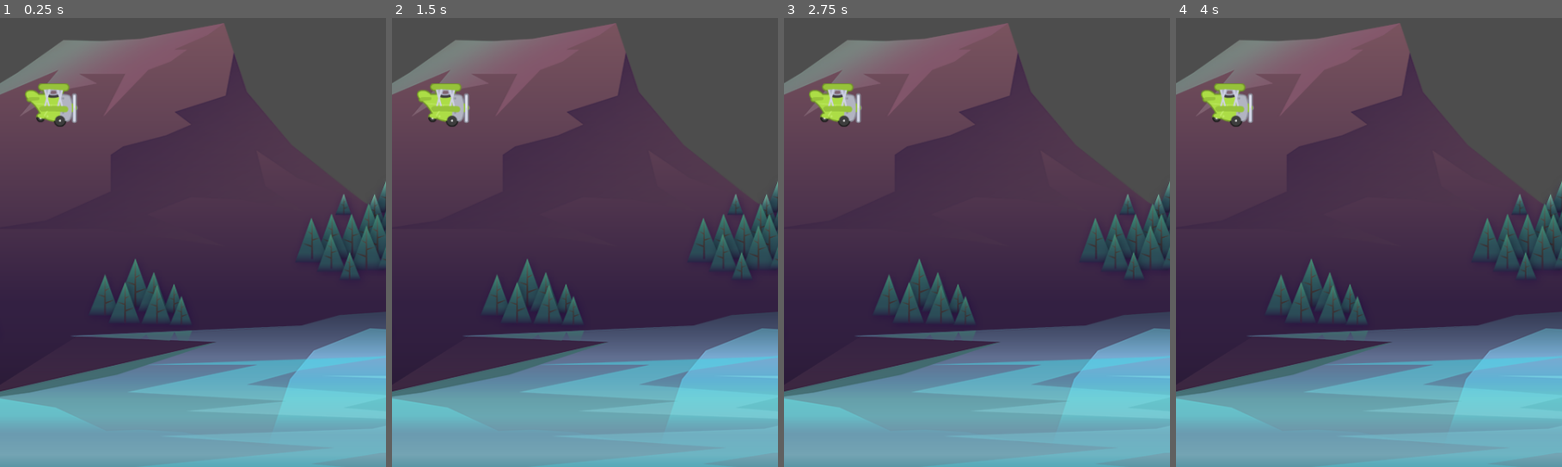
Above: before the commit, frames 1-4 (left to right).
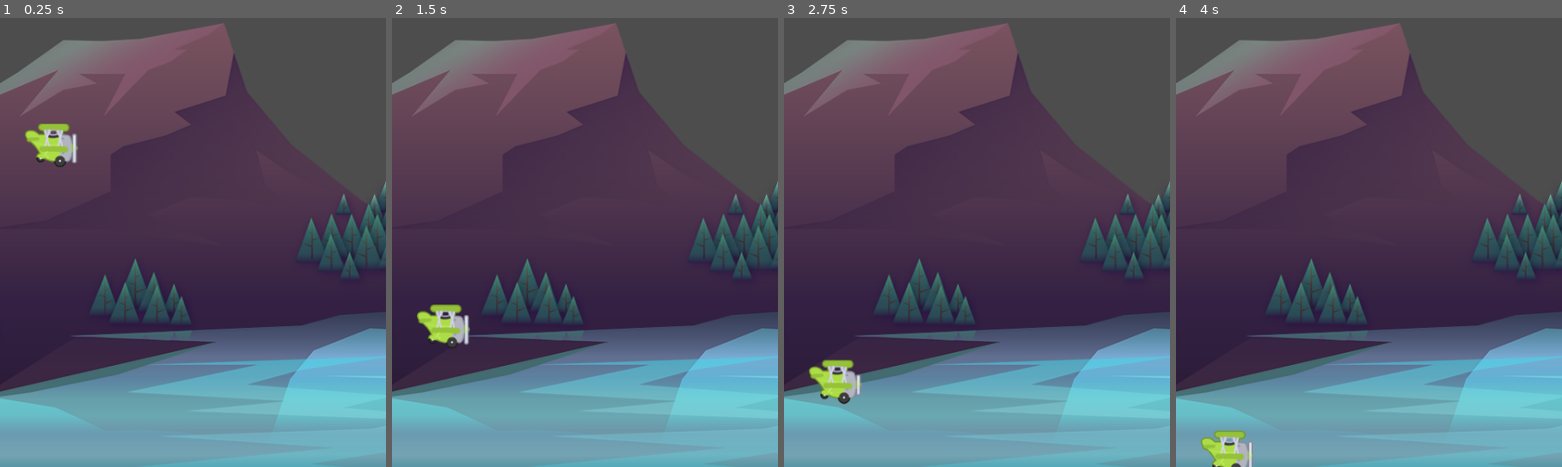
Above: after the commit, the same moments.

Repository: mogitdb/Tappy
Game: Godot game, scene res://scenes/game/game.tscn
Same seed, same stepped clock (60 frames per second), same inputs: the game is played once before the commit and once after it. The project has no main scene, so this scene is started directly.
Inputs:
- Up to frame 1 (0.25 s): no input
- Up to frame 2 (1.5 s): tap Space (fly, bound only after the commit) at 0.6, 1.35 s
- Up to frame 3 (2.75 s): tap Space (fly, bound only after the commit) at 2.1 s
- Up to frame 4 (4 s): tap Space (fly, bound only after the commit) at 2.85, 3.6 s

The runs differ from the first frame. In frame 1, 1.8% of the frame differs, in the area x 6-21%, y 14-34%; in frame 2, 1.9%, in the area x 6-21%, y 14-74%; in frame 3, 1.8%; in frame 4, 1.8%.

Commit message:
Added Flight
Plane goes up when you press space
+Added collision barriers for top & bottom
+Added Death function to stop animation when plane touches floor

Diff:
--- a/Tappy/project.godot
+++ b/Tappy/project.godot
@@ -20,6 +20,14 @@
 window/size/viewport_height=854
 window/handheld/orientation=1
 
+[input]
+
+fly={
+"deadzone": 0.5,
+"events": [Object(InputEventKey,"resource_local_to_scene":false,"resource_name":"","device":-1,"window_id":0,"alt_pressed":false,"shift_pressed":false,"ctrl_pressed":false,"meta_pressed":false,"pressed":false,"keycode":0,"physical_keycode":32,"key_label":0,"unicode":32,"echo":false,"script":null)
+]
+}
+
 [rendering]
 
 renderer/rendering_method="mobile"
--- /dev/null
+++ b/Tappy/scenes/barrier/barrier.tscn
@@ -0,0 +1,10 @@
+[gd_scene load_steps=2 format=3 uid="uid://c2iinnomayp3e"]
+
+[sub_resource type="RectangleShape2D" id="RectangleShape2D_ml3pb"]
+size = Vector2(498, 20)
+
+[node name="Barrier" type="StaticBody2D"]
+
+[node name="CollisionShape2D" type="CollisionShape2D" parent="."]
+position = Vector2(239, 0)
+shape = SubResource("RectangleShape2D_ml3pb")
--- a/Tappy/scenes/game/game.tscn
+++ b/Tappy/scenes/game/game.tscn
@@ -1,7 +1,8 @@
-[gd_scene load_steps=3 format=3 uid="uid://jo5ard82o363"]
+[gd_scene load_steps=4 format=3 uid="uid://jo5ard82o363"]
 
 [ext_resource type="Texture2D" uid="uid://dh14t5vbkm0uc" path="res://assets/background/rocks_2.png" id="1_sni7q"]
 [ext_resource type="PackedScene" uid="uid://bl8cdmvfek7dl" path="res://scenes/plane/plane.tscn" id="2_cgt6r"]
+[ext_resource type="PackedScene" uid="uid://c2iinnomayp3e" path="res://scenes/barrier/barrier.tscn" id="3_8wck5"]
 
 [node name="Game" type="Node2D"]
 
@@ -11,3 +12,9 @@
 
 [node name="Plane" parent="." instance=ExtResource("2_cgt6r")]
 position = Vector2(64, 404)
+
+[node name="Barrier" parent="." instance=ExtResource("3_8wck5")]
+position = Vector2(0, 865)
+
+[node name="Barrier2" parent="." instance=ExtResource("3_8wck5")]
+position = Vector2(0, -26)
--- /dev/null
+++ b/Tappy/scenes/plane/plane.gd
@@ -0,0 +1,31 @@
+extends CharacterBody2D
+
+
+@onready var animated_sprite_2d = $AnimatedSprite2D
+
+
+const GRAVITY: float = 1500.0
+const POWER: float = -500.0
+
+# Called when the node enters the scene tree for the first time.
+func _ready():
+	pass # Replace with function body.
+
+
+# Called every frame. 'delta' is the elapsed time since the previous frame.
+func _physics_process(delta):
+	fly(delta)
+	move_and_slide()
+	if is_on_floor() == true:
+		die()
+
+func fly(delta: float) -> void:
+	velocity.y += GRAVITY * delta
+	if Input.is_action_just_pressed("fly") == true:
+		velocity.y = POWER
+
+
+
+func die() -> void:
+	set_physics_process(false)
+	animated_sprite_2d.stop()
--- a/Tappy/scenes/plane/plane.tscn
+++ b/Tappy/scenes/plane/plane.tscn
@@ -1,17 +1,49 @@
-[gd_scene load_steps=3 format=3 uid="uid://bl8cdmvfek7dl"]
+[gd_scene load_steps=8 format=3 uid="uid://bl8cdmvfek7dl"]
 
 [ext_resource type="Texture2D" uid="uid://dwu0xtyl303mf" path="res://assets/plane/planes_sheet.png" id="1_rqcwg"]
+[ext_resource type="Script" path="res://scenes/plane/plane.gd" id="1_w6lnt"]
+
+[sub_resource type="AtlasTexture" id="AtlasTexture_f08rr"]
+atlas = ExtResource("1_rqcwg")
+region = Rect2(0, 0, 88, 73)
+
+[sub_resource type="AtlasTexture" id="AtlasTexture_336tp"]
+atlas = ExtResource("1_rqcwg")
+region = Rect2(88, 0, 88, 73)
+
+[sub_resource type="AtlasTexture" id="AtlasTexture_7gg8f"]
+atlas = ExtResource("1_rqcwg")
+region = Rect2(176, 0, 88, 73)
+
+[sub_resource type="SpriteFrames" id="SpriteFrames_sobm5"]
+animations = [{
+"frames": [{
+"duration": 1.0,
+"texture": SubResource("AtlasTexture_f08rr")
+}, {
+"duration": 1.0,
+"texture": SubResource("AtlasTexture_336tp")
+}, {
+"duration": 1.0,
+"texture": SubResource("AtlasTexture_7gg8f")
+}],
+"loop": true,
+"name": &"fly",
+"speed": 10.0
+}]
 
 [sub_resource type="CircleShape2D" id="CircleShape2D_ao22g"]
 radius = 25.0
 
 [node name="Plane" type="CharacterBody2D"]
+script = ExtResource("1_w6lnt")
 
-[node name="Sprite2D" type="Sprite2D" parent="."]
+[node name="AnimatedSprite2D" type="AnimatedSprite2D" parent="."]
 scale = Vector2(0.75, 0.75)
-texture = ExtResource("1_rqcwg")
-region_enabled = true
-region_rect = Rect2(0, 0, 88, 73)
+sprite_frames = SubResource("SpriteFrames_sobm5")
+animation = &"fly"
+autoplay = "fly"
+frame_progress = 0.785164
 
 [node name="CollisionShape2D" type="CollisionShape2D" parent="."]
 scale = Vector2(0.75, 0.75)
